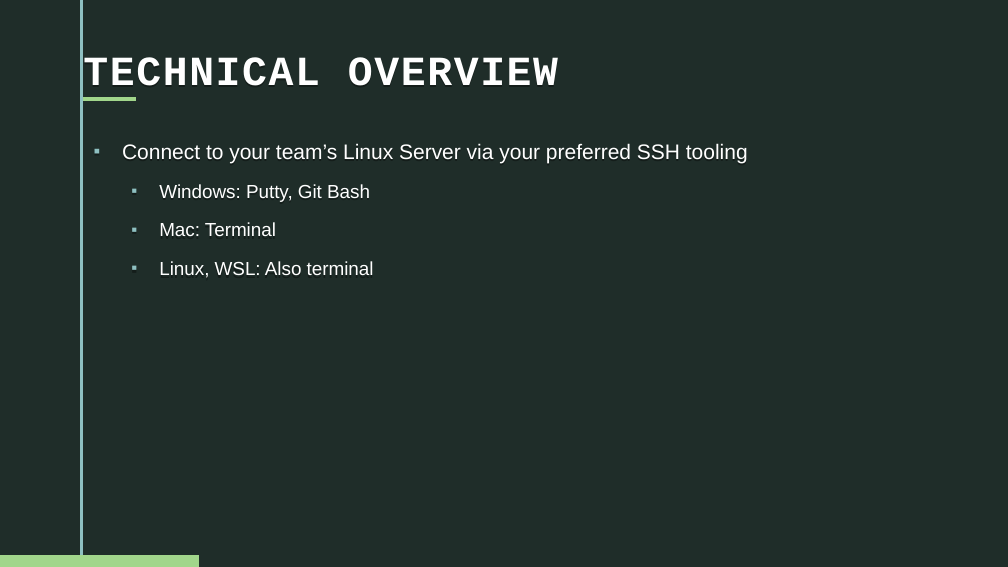
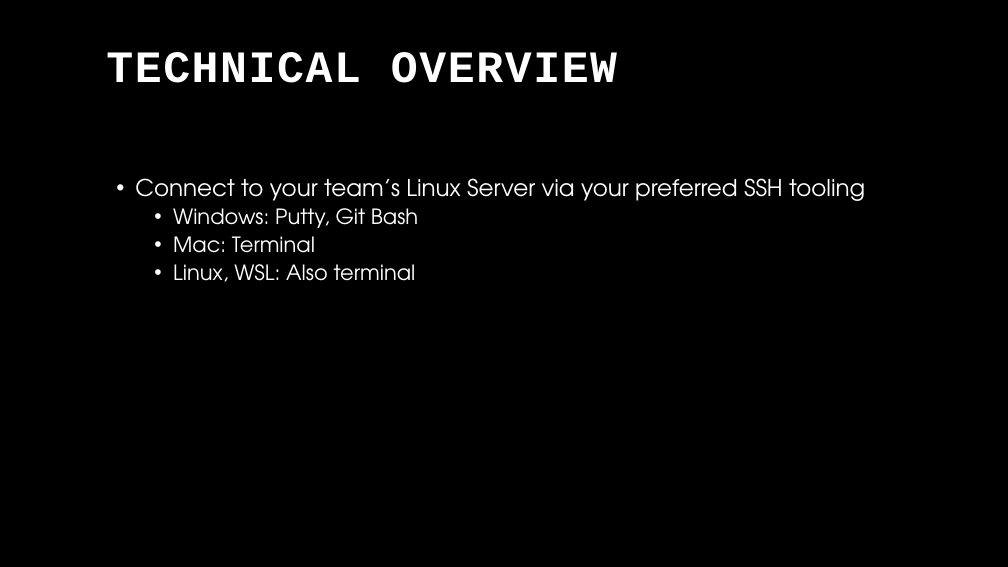
Before and after one commit to opensourcecorp/workshops, a slide deck: slide 9 of linux/docs/Linux-Workshop.odp. Drawn at 1008x567 pixels with LibreOffice and Linux fonts; fonts in the diff are those of the drawing; background and template pictures are left out. Boxes give left, top, right and bottom in pixels: in the first picture for what was removed or moved away, otherwise in the second. Text is boxed around its words. In the diff, an @@ line names an element or a change of style, - is before the commit and + after.

Commit message:
Update Linux slideshow

```diff
--- a/linux/docs/Linux-Workshop.odp
+++ b/linux/docs/Linux-Workshop.odp
@@ background picture (left out) to #000000 @@
@@ freeform shape removed at (80,0,84,566) @@
@@ text "TECHNICAL OVERVIEW": place and size @@
-text "TECHNICAL OVERVIEW" at (83,57,558,99)
+text "TECHNICAL OVERVIEW" at (106,52,617,83)
@@ text "TECHNICAL OVERVIEW" at (106,52,617,83): size 29.6 to 32 pt; line spacing 1 to 0.9; less space between paragraphs @@
@@ freeform shape removed at (84,97,136,101) @@
@@ text "Connect to your team’s Linux ...": place and size @@
-text "Connect to your team’s Linux ..." at (122,145,748,278)
+text "Connect to your team’s Linux ..." at (135,178,865,282)
@@ text "Connect to your team’s Linux ..." at (135,178,865,282): size 15 to 16.5 pt in "Connect to your team’s Linux Server via ..."; font Arial to TeX Gyre Adventor; size 13.5 to 15 pt in "Windows: Putty, Git Bash", "Mac: Terminal", "Linux, WSL: Also terminal"; bullet ▪ to •; line spacing 1.2 to 0.9; less space between paragraphs; bullet colour #8EC0C1 to #FFFFFF @@
@@ freeform shape removed at (0,554,200,566) @@
```
Also in this commit, not shown: 16 other slides changed, 1 slide removed.
